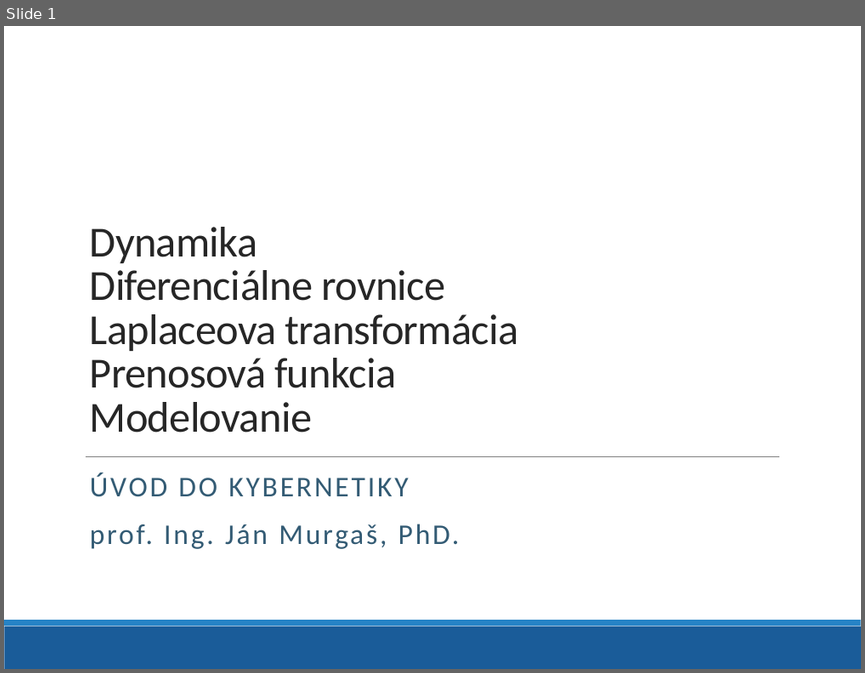
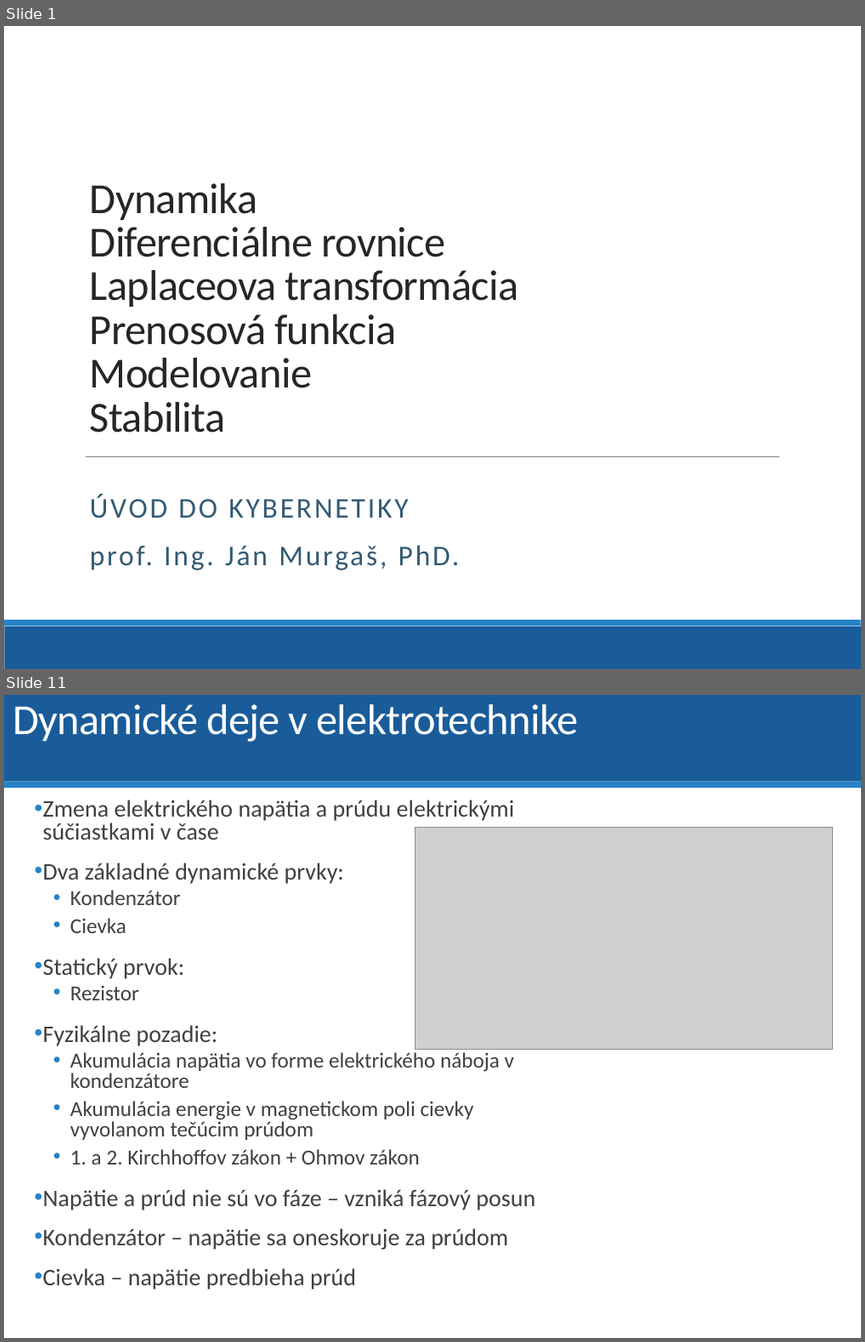
Before and after one commit to dodekm/TeamProjektKybernetika, a slide deck: Nove prednasky/P01_dynamika_dif_rovnice_LPT_prenosova_funkcia_modelovanie.pptx. Shown one above the other, each under a label of ours: slide 1 before the commit, slides 1 and 11 after it; the slides between them are not shown. The pictures are 865x673 and 865x1342 pixels, drawn with LibreOffice and Linux fonts; fonts in the diff are those of the drawing; grey boxes stand for pictures; background and template pictures are left out. Boxes give left, top, right and bottom in pixels: in the first picture for what was removed or moved away, otherwise in the second. Text is boxed around its words. In the diff, an @@ line names an element or a change of style, - is before the commit and + after.

```diff
--- a/Nove prednasky/P01_dynamika_dif_rovnice_LPT_prenosova_funkcia_modelovanie.pptx
+++ b/Nove prednasky/P01_dynamika_dif_rovnice_LPT_prenosova_funkcia_modelovanie.pptx
@@ slide 11 added at bbox=[4, 695, 861, 1338], background #FFFFFF @@
@@ rectangle added at bbox=[4, 695, 861, 782], fill #1A5C99 @@
@@ title added at bbox=[12, 704, 579, 742], 36 pt, text #FFFFFF @@
+Dynamické deje v elektrotechnike
@@ rectangle added at bbox=[4, 782, 861, 788], fill #2683C6 @@
@@ text added at bbox=[43, 800, 535, 1289], 20 pt, text #404040 @@
+• Zmena elektrického napätia a prúdu elektrickými súčiastkami v čase
+• Dva základné dynamické prvky:
+  • Kondenzátor
+  • Cievka
+• Statický prvok:
+  • Rezistor
+• Fyzikálne pozadie:
+  • Akumulácia napätia vo forme elektrického náboja v kondenzátore
+  • Akumulácia energie v magnetickom poli cievky vyvolanom tečúcim prúdom
+  • 1. a 2. Kirchhoffov zákon + Ohmov zákon
+• Napätie a prúd nie sú vo fáze – vzniká fázový posun
+• Kondenzátor – napätie sa oneskoruje za prúdom
+• Cievka – napätie predbieha prúd
@@ picture added at bbox=[415, 827, 833, 1049] @@
@@ slide 1 changed as well @@
@@ title at bbox=[90, 183, 519, 432]: text changed @@
-Dynamika
-Diferenciálne rovnice
-Laplaceova transformácia
-Prenosová funkcia
-Modelovanie
+Dynamika
+Diferenciálne rovnice
+Laplaceova transformácia
+Prenosová funkcia
+Modelovanie
+Stabilita
@@ subtitle "ÚVOD DO KYBERNETIKY": place and size @@
-subtitle "ÚVOD DO KYBERNETIKY" at bbox=[90, 473, 460, 549]
+subtitle "ÚVOD DO KYBERNETIKY" at bbox=[90, 494, 460, 570]
```
Also in this commit, not shown: 39 other slides added, 5 slides removed, 2 other files.
